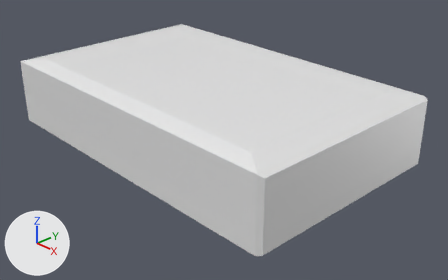
A saved change to the Blender file models/beacon.blend.
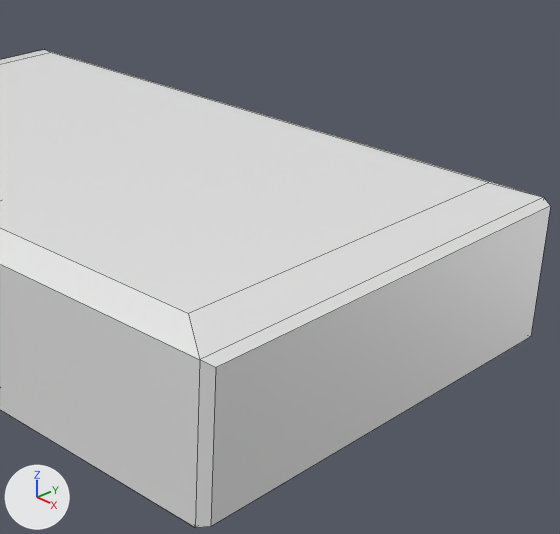
There are two pictures of each version: one whole from a 50 mm lens placed at (10.72, -9.6, 6.0), pointed at (0.52, 0.0, -0.64), one close up on the part from 36% to 96% of the width and 0% to 93% of the height. The lights are fixed; the arrows at lower left show +X, +Y and +Z. The close-ups show mesh edges as thin lines.
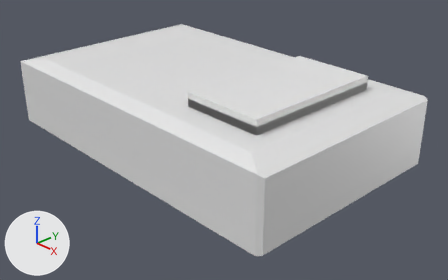
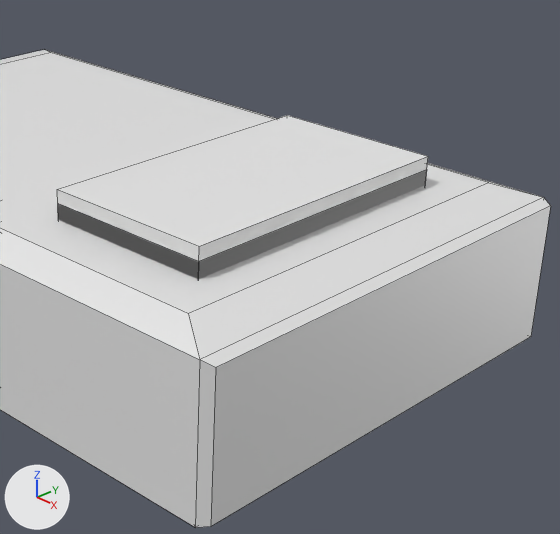
Location of each change, (x1, y1, x2, y2) in pixels of the close-ups (560 x 534 px):
'Plane', added: after (57, 115, 428, 279)

The change, as a list of edits to the scene's bpy script:
```text
Add me_plane:
    me_plane.from_pydata([(-1.0, -1.0, 0.0), (1.0, -1.0, 0.0), (-1.0, 1.0, 0.0), (1.0, 1.0, 0.0), (-1.0, -1.0, -1.59), (1.0, -1.0, -1.59), (-1.0, 1.0, -1.59), (1.0, 1.0, -1.59), (-1.0, -1.0, 0.15), (1.0, -1.0, 0.15), (-1.0, 1.0, 0.15), (1.0, 1.0, 0.15)], [], [(0, 2, 3, 1), (4, 5, 9, 8), (3, 2, 6, 7), (0, 1, 5, 4), (1, 3, 7, 5), (2, 0, 4, 6), (8, 9, 11, 10), (5, 7, 11, 9), (6, 4, 8, 10), (7, 6, 10, 11)])
Add ob_plane:
    ob_plane = bpy.data.objects.new('Plane', me_plane)
    ob_plane.location = (2.32, 0.0, 1.18)
    ob_plane.scale = (1.0, 1.79, 1.0)
```
